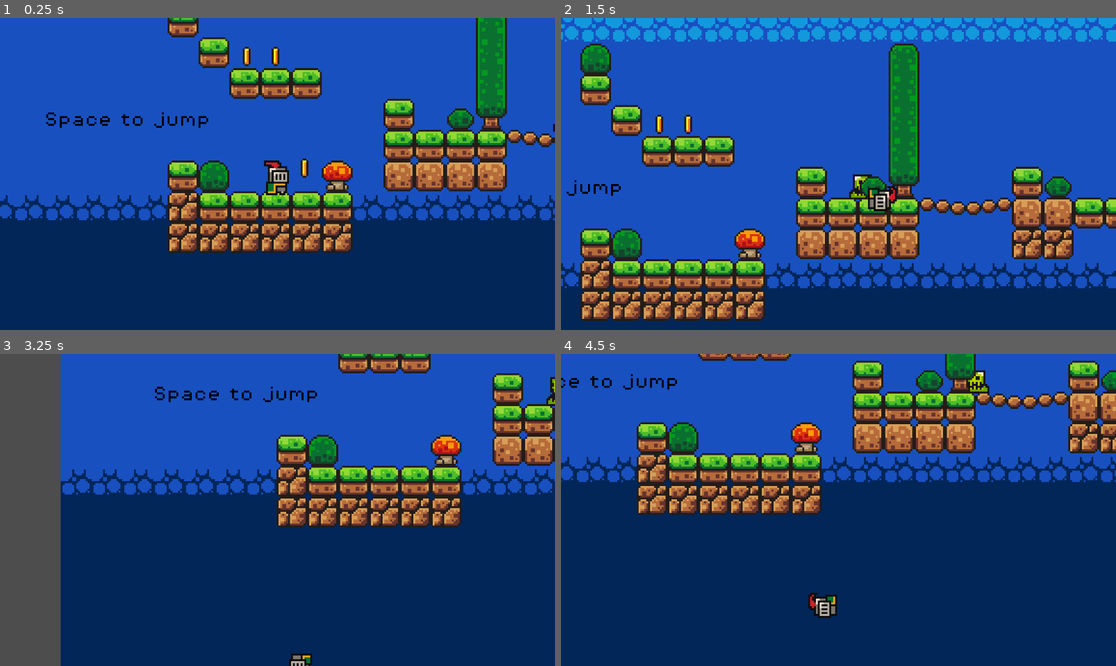
Above: before the commit, frames 1-4 (two rows, left to right).
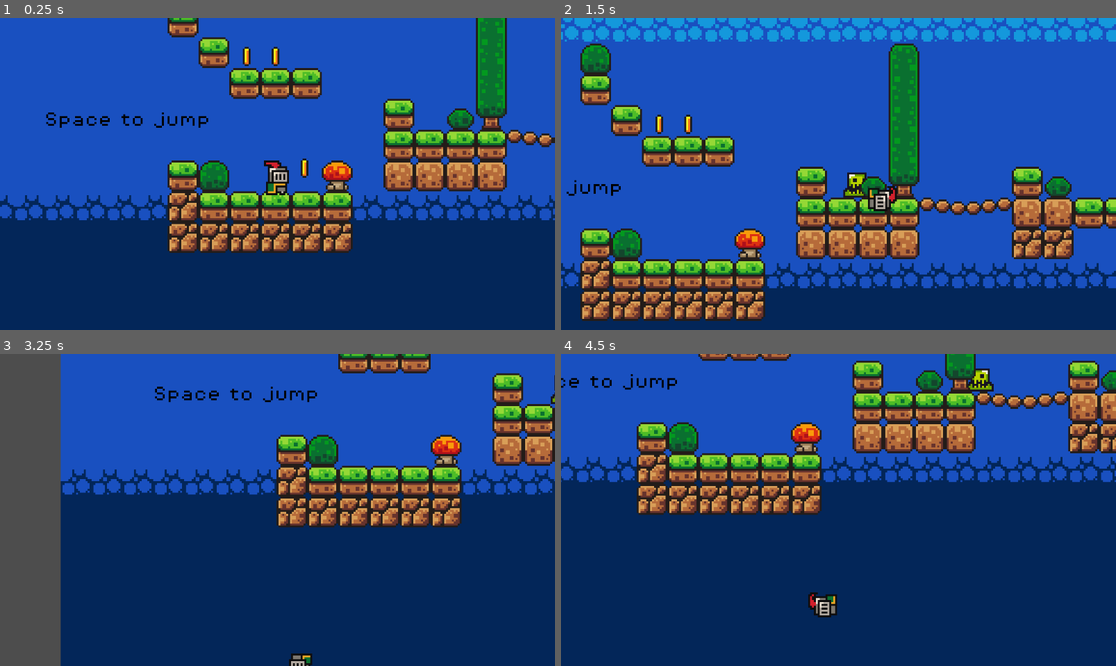
Above: after the commit, the same moments.

Repository: DavidStojcev/game-demo
Game: Godot game, scene res://scenes/game.tscn
Same seed, same stepped clock (60 frames per second), same inputs: the game is played once before the commit and once after it.
Inputs:
- Up to frame 1 (0.25 s): no input
- Up to frame 2 (1.5 s): tap Enter (ui_accept) at 0.5, 0.6 s; hold D (move_right) from 0.53 s (still down); tap Space (jump) at 0.77, 0.8, 1.07, 1.35 s
- Up to frame 3 (3.25 s): tap Space (jump) at 1.52, 1.82, 2.3, 3.02 s; tap Enter (ui_accept) at 1.55, 2.1, 2.85 s; release D (move_right) at 2.03 s; hold A (move_left) 2.03-2.78 s; hold D (move_right) from 2.78 s (still down)
- Up to frame 4 (4.5 s): tap Space (jump) at 3.32, 3.6, 3.77, 4.07 s; release D (move_right) at 4.28 s; hold A (move_left) from 4.28 s (still down); tap Enter (ui_accept) at 4.35 s

The runs differ from the first frame. In frame 1, less than 0.1% of the frame differs, in the area x 99-100%, y 33-37%; in frame 2, 0.2%; in frame 3, less than 0.1%; in frame 4, 0.3%, in the area x 44-78%, y 4-85%.

Commit message:
Improve enemy AI and ledge detection, coin collection, and player mechanics

Diff:
--- a/scenes/coin.tscn
+++ b/scenes/coin.tscn
@@ -121,10 +121,10 @@
 tracks/1/interp = 1
 tracks/1/loop_wrap = true
 tracks/1/keys = {
-"times": PackedFloat32Array(0.19999999),
-"transitions": PackedFloat32Array(1),
-"update": 1,
-"values": [false]
+"times": PackedFloat32Array(0),
+"transitions": PackedFloat32Array(1),
+"update": 1,
+"values": [true]
 }
 tracks/2/type = "value"
 tracks/2/imported = false
--- a/scenes/game.tscn
+++ b/scenes/game.tscn
@@ -14,6 +14,7 @@
 texture = ExtResource("2_lnu2h")
 0:0/0 = 0
 0:0/0/physics_layer_0/polygon_0/points = PackedVector2Array(-8, -8, 8, -8, 8, 8, -8, 8)
+1:0/animation_columns = 1
 1:0/0 = 0
 1:0/0/physics_layer_0/polygon_0/points = PackedVector2Array(-8, -8, 8, -8, 8, 8, -8, 8)
 2:0/0 = 0
@@ -425,5 +426,3 @@
 theme_override_fonts/font = ExtResource("7_u5sy4")
 theme_override_font_sizes/font_size = 8
 text = "Ramps are good"
-
-[connection signal="body_entered" from="Coins/Coin" to="Player" method="_on_coin_body_entered"]
--- a/scenes/green_enemy.tscn
+++ b/scenes/green_enemy.tscn
@@ -43,7 +43,12 @@
 [sub_resource type="RectangleShape2D" id="RectangleShape2D_s3gbq"]
 size = Vector2(8, 10)
 
-[node name="Green Enemy" type="Node2D"]
+[sub_resource type="RectangleShape2D" id="RectangleShape2D_yk8el"]
+size = Vector2(8, 11)
+
+[node name="Green Enemy" type="CharacterBody2D"]
+collision_layer = 4
+collision_mask = 1
 script = ExtResource("1_yk8el")
 
 [node name="AnimatedSprite2D" type="AnimatedSprite2D" parent="."]
@@ -65,3 +70,10 @@
 [node name="RayCastLeft" type="RayCast2D" parent="."]
 position = Vector2(0, 6)
 target_position = Vector2(-13, 0)
+
+[node name="RayCastDown" type="RayCast2D" parent="."]
+target_position = Vector2(0, 18)
+
+[node name="CollisionShape2D" type="CollisionShape2D" parent="."]
+position = Vector2(0, 6.5)
+shape = SubResource("RectangleShape2D_yk8el")
--- a/script/coin.gd
+++ b/script/coin.gd
@@ -1,9 +1,10 @@
 extends Area2D
+
 @onready var game_manager: Node = %GameManager
 @onready var animation_player: AnimationPlayer = $AnimationPlayer
-
-
+@onready var collision_shape_2d: CollisionShape2D = $CollisionShape2D
 
 func _on_body_entered(body: Node2D) -> void:
+	collision_shape_2d.set_deferred("disabled", true)
 	game_manager.add_point()
 	animation_player.play("pickup")
--- a/script/green_enemy.gd
+++ b/script/green_enemy.gd
@@ -1,20 +1,39 @@
-extends Node2D
+extends CharacterBody2D
 
-const SPEED = 60
+const SPEED = 60.0
 
 var direction = 1
 
 @onready var ray_cast_right: RayCast2D = $RayCastRight
 @onready var ray_cast_left: RayCast2D = $RayCastLeft
+@onready var ray_cast_down: RayCast2D = $RayCastDown
 @onready var animated_sprite: AnimatedSprite2D = $AnimatedSprite2D
 
-# Called every frame. 'delta' is the elapsed time since the previous frame.
-func _process(delta: float) -> void:
-	if ray_cast_right.is_colliding():
+func _ready() -> void:
+	floor_snap_length = 8.0
+	floor_constant_speed = true
+
+func _physics_process(delta: float) -> void:
+	if not is_on_floor():
+		velocity += get_gravity() * delta
+
+	# raycast infront so it dont fall off
+	if ray_cast_down:
+		ray_cast_down.position.x = direction * 8.0
+		ray_cast_down.target_position = Vector2(0, 18.0)
+
+	var is_at_ledge := false
+	if is_on_floor() and ray_cast_down:
+		ray_cast_down.force_raycast_update()
+		is_at_ledge = not ray_cast_down.is_colliding()
+
+	# turn around if hitting wall or egde
+	if direction > 0 and (ray_cast_right.is_colliding() or is_on_wall() or is_at_ledge):
 		direction = -1
 		animated_sprite.flip_h = true
-	if ray_cast_left.is_colliding():
+	elif direction < 0 and (ray_cast_left.is_colliding() or is_on_wall() or is_at_ledge):
 		direction = 1
 		animated_sprite.flip_h = false
 
-	position.x += direction * SPEED * delta
+	velocity.x = direction * SPEED
+	move_and_slide()
--- a/script/killzone.gd
+++ b/script/killzone.gd
@@ -2,14 +2,18 @@
 
 @onready var timer: Timer = $Timer
 
+func _ready() -> void:
+	Engine.time_scale = 1.0
+
 func _on_body_entered(body: Node2D) -> void:
-	print("YOU DIED SCUM!")
+	# slowdown time for dramatic effect
 	Engine.time_scale = 0.5
-	body.get_node("CollisionShape2D").queue_free()
-	timer.start()
-
-
+	var collision_shape = body.get_node_or_null("CollisionShape2D")
+	if collision_shape:
+		collision_shape.queue_free()
+	if timer.is_stopped():
+		timer.start()
 
 func _on_timer_timeout() -> void:
-	Engine.time_scale = 1
+	Engine.time_scale = 1.0
 	get_tree().reload_current_scene()
--- a/script/player.gd
+++ b/script/player.gd
@@ -27,35 +27,27 @@
 extends CharacterBody2D
 @onready var animated_sprite: AnimatedSprite2D = $AnimatedSprite2D
 
-# Constants
 const SPEED = 120.0
-const JUMP_VELOCITY = -300.0  # Negative for upward movement
-#var velocity: Vector2 = Vector2.ZERO
+const JUMP_VELOCITY = -300.0
 
-# Get the gravity from the project settings to be consistent
-#var gravity = ProjectSettings.get_setting("physics/2d/default_gravity")
+var direction: float = 0.0
 
-# Movement vector
-var direction: float = 0.0
+func _ready() -> void:
+	floor_snap_length = 8.0
+	floor_constant_speed = true
+
 func _physics_process(delta):
-	# Apply Gravity
+	# apply gravity if not on ground
 	if not is_on_floor():
-		# velocity.y is the y-component of the built-in velocity vector
 		velocity.y += get_gravity().y * delta
 
-	# Handle Jump Input
-	# Check if the player is on the floor AND the jump action is pressed
+	# jump only if on floor
 	if Input.is_action_just_pressed("jump") and is_on_floor():
 		velocity.y = JUMP_VELOCITY
 
-	# Infinite jump
-	#if Input.is_action_just_pressed("ui_accept"):
-		#velocity.y = JUMP_VELOCITY
-
-	# Get input direction: -1, 0, 1
 	direction = Input.get_axis("move_left", "move_right")
 
-	#Flip the character/sprite
+	# flip sprite depend on direction
 	if direction > 0:
 		animated_sprite.flip_h = false
 	if direction < 0:
@@ -67,7 +59,7 @@
 	#if Input.is_action_just_pressed("move_right"):
 		#animated_sprite.flip_h = false
 
-	#Play animations
+	# animations
 	if is_on_floor():
 		if direction == 0:
 			animated_sprite.play("idle")
@@ -76,12 +68,9 @@
 	else:
 		animated_sprite.play("jump")
 
-
-	# Calculate horizontal velocity
 	if direction:
 		velocity.x = direction * SPEED
 	else:
 		velocity.x = move_toward(velocity.x, 0, SPEED)
 
-	# Built-in Godot function to move the body and resolve collisions
 	move_and_slide()
Not shown, added: export_presets.cfg
Not shown: 1 places in scenes/green_enemy.tscn that only renumber resources
